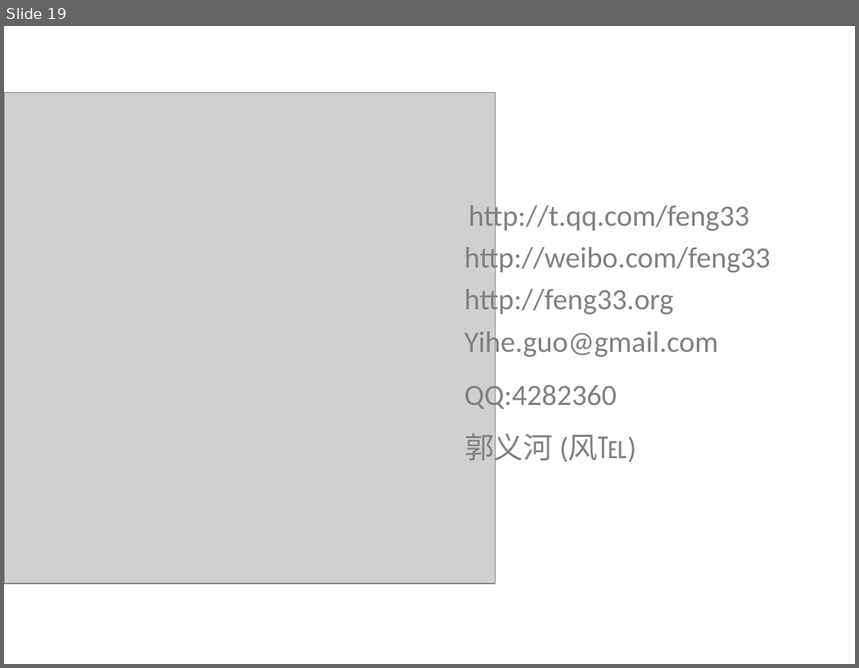
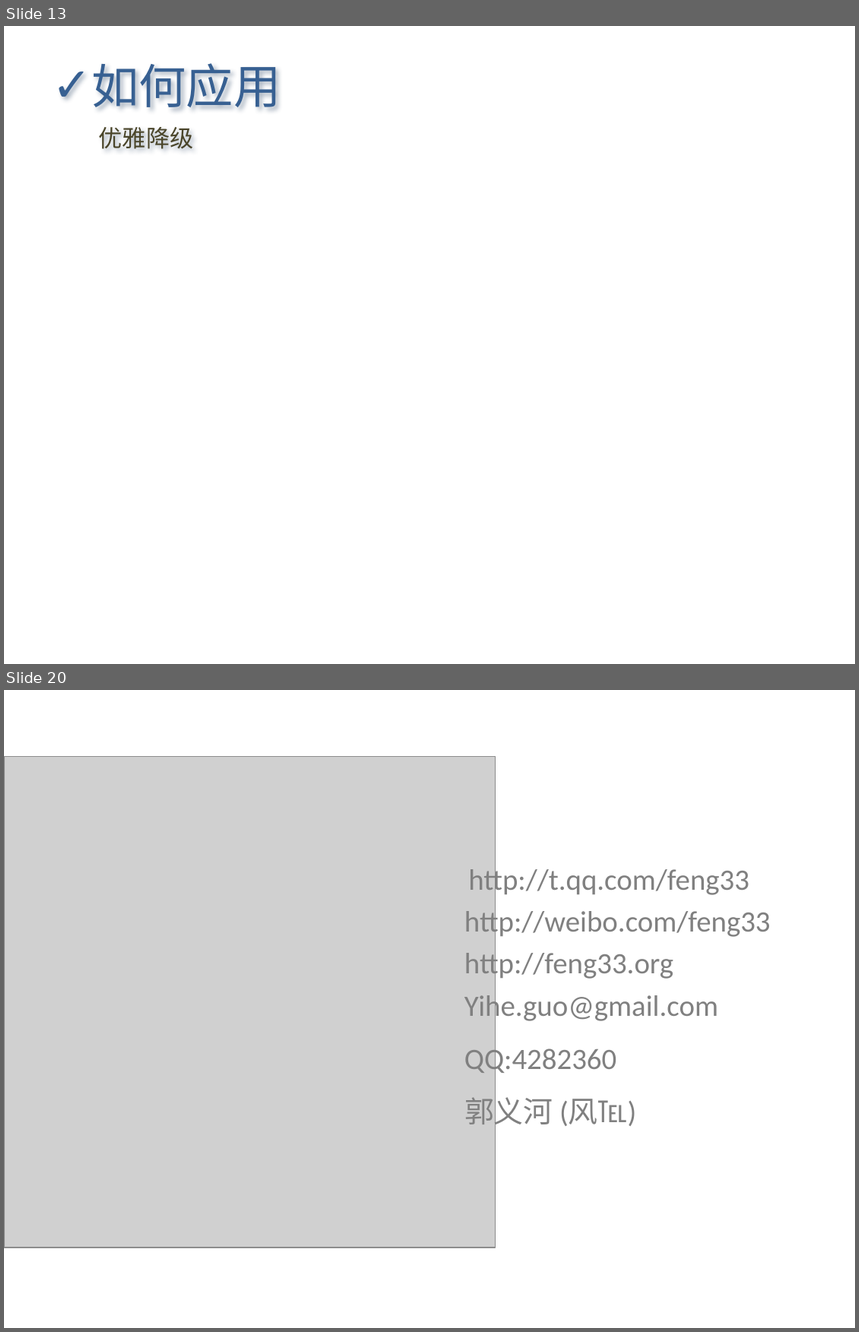
Before and after one commit to Letractively/feng33, a slide deck: ppt/css3知多少2011-06-23.pptx. Shown one above the other, each under a label of ours: slide 19 before the commit, slides 13 and 20 after it; the slides between them are not shown. The pictures are 859x668 and 859x1332 pixels, drawn with LibreOffice and Linux fonts; fonts in the diff are those of the drawing; grey boxes stand for pictures. Boxes give left, top, right and bottom in pixels: in the first picture for what was removed or moved away, otherwise in the second. Text is boxed around its words. In the diff, an @@ line names an element or a change of style, - is before the commit and + after.

```diff
--- a/ppt/css3知多少2011-06-23.pptx
+++ b/ppt/css3知多少2011-06-23.pptx
@@ slide 13 added at <box>4,26,855,664</box>, background #FFFFFF @@
@@ text added at <box>92,63,281,107</box>, 40 pt, text #376092 @@
+✓ 如何应用
@@ text added at <box>99,127,194,149</box>, 20 pt, text #4A452A @@
+优雅降级
@@ what was slide 19 is now slide 20 @@
```
Also in this commit, not shown: 9 slides changed.
